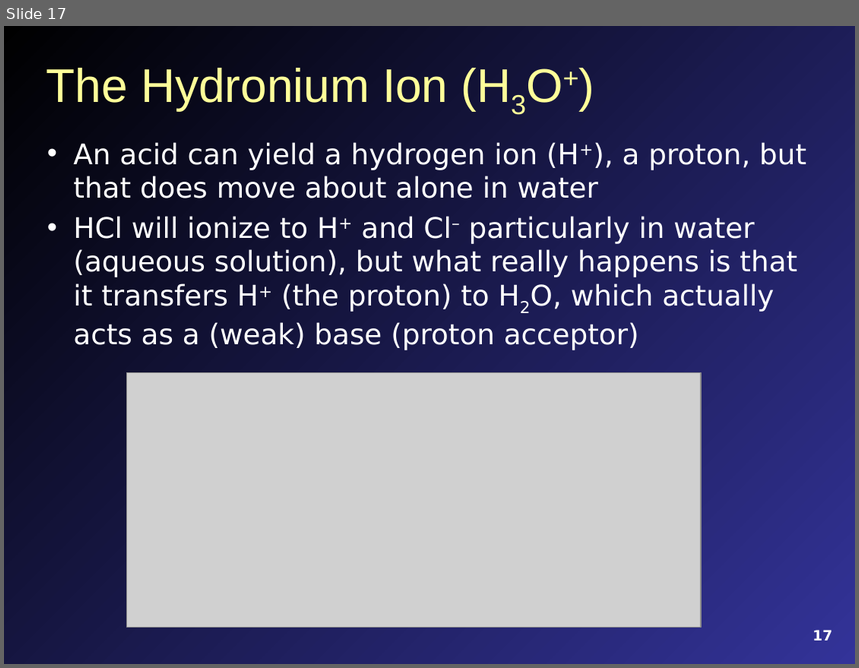
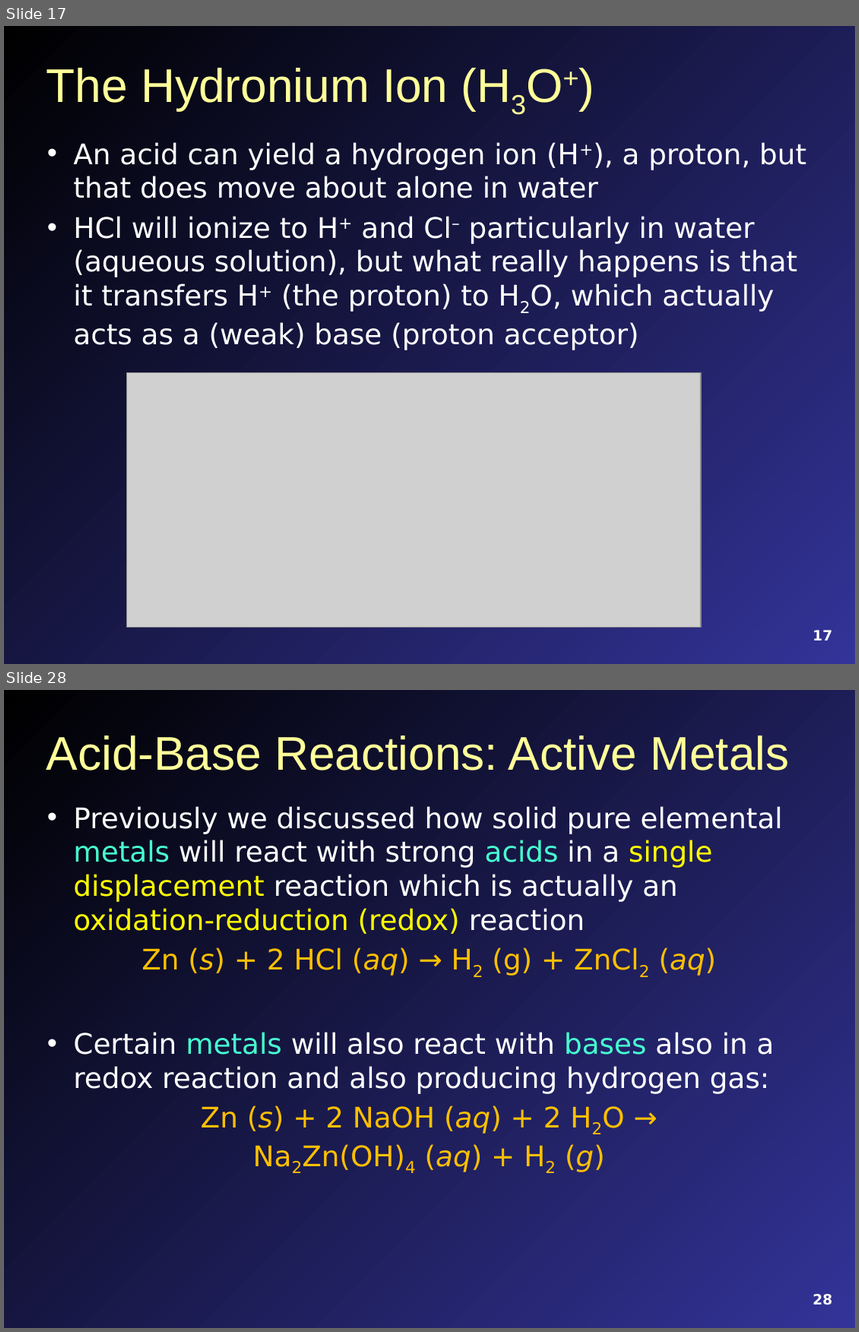
Before and after one commit to mavigozler/mavigozler.github.io, a slide deck: Teaching/Chemistry/Lecture Slides/FCC Chem 3A Chap 12 Content.pptx. Shown one above the other, each under a label of ours: slide 17 before the commit, slides 17 and 28 after it; the slides between them are not shown. The pictures are 859x668 and 859x1332 pixels, drawn with LibreOffice and Linux fonts; fonts in the diff are those of the drawing; grey boxes stand for pictures. Boxes give left, top, right and bottom in pixels: in the first picture for what was removed or moved away, otherwise in the second. Text is boxed around its words. In the diff, an @@ line names an element or a change of style, - is before the commit and + after.

```diff
--- a/Teaching/Chemistry/Lecture Slides/FCC Chem 3A Chap 12 Content.pptx
+++ b/Teaching/Chemistry/Lecture Slides/FCC Chem 3A Chap 12 Content.pptx
@@ slide 28 added at <box>4,690,855,1328</box>, background gradient #000000 to #333399 @@
@@ title added at <box>47,736,789,771</box>, 40 pt, text #FFFF99 @@
+Acid-Base Reactions: Active Metals
@@ text added at <box>73,806,783,1173</box>, 24 pt, text #FFFFFF @@
+• Previously we discussed how solid pure elemental metals will react with strong acids in a single displacement reaction which is actually an oxidation-reduction (redox) reaction
+Zn (s) + 2 HCl (aq) → H2 (g) + ZnCl2 (aq)
+• Certain metals will also react with bases also in a redox reaction and also producing hydrogen gas:
+Zn (s) + 2 NaOH (aq) + 2 H2O →
+Na2Zn(OH)4 (aq) + H2 (g)
@@ page number added at <box>813,1294,832,1306</box>, 12 pt, text #FFFFFF, bold @@
+28
```
Also in this commit, not shown: 27 other slides added, 2 slides removed, 5 other files.
